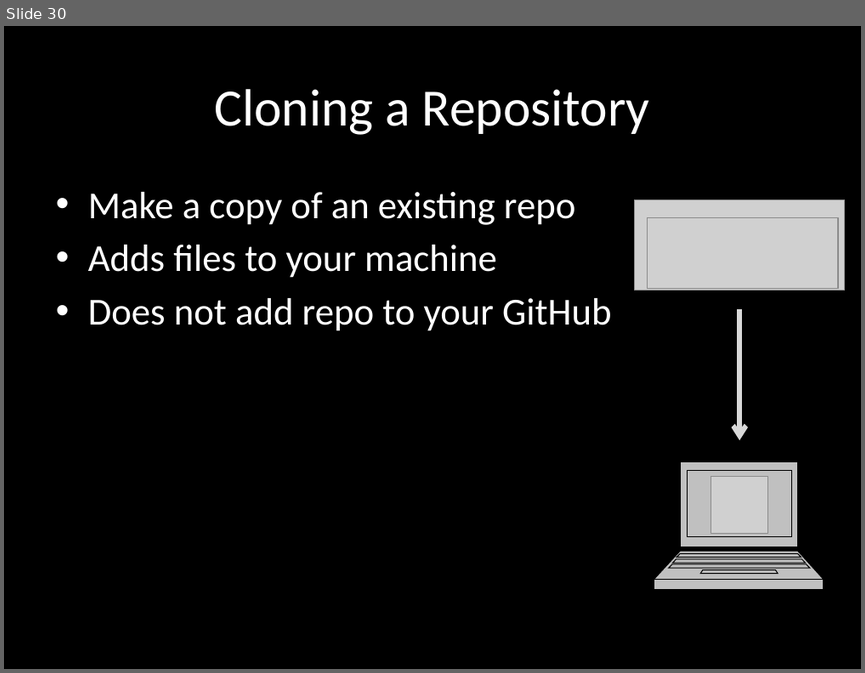
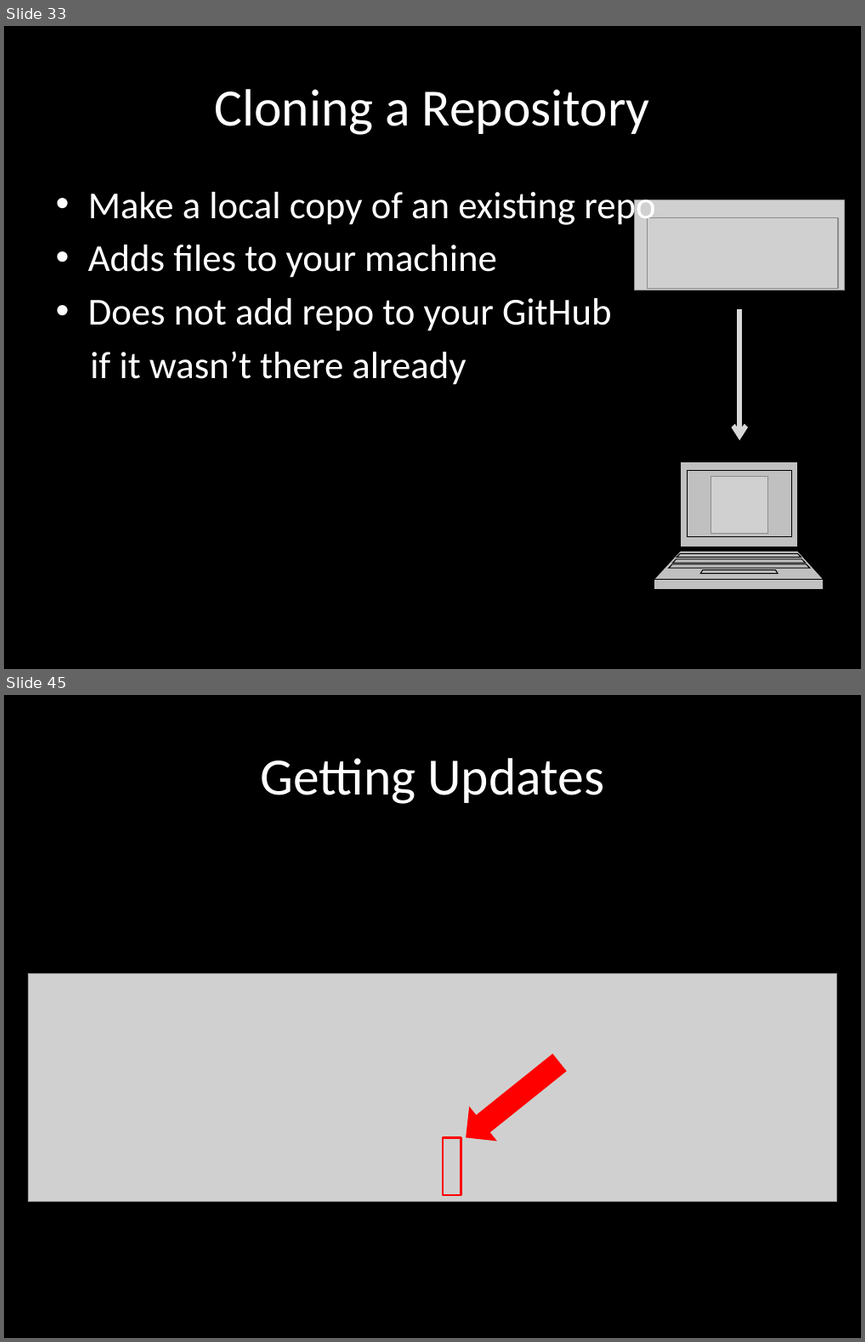
Before and after one commit to vgdev/git-guide, a slide deck: Git.pptx. Shown one above the other, each under a label of ours: slide 30 before the commit, slides 33 and 45 after it; the slides between them are not shown. The pictures are 865x673 and 865x1342 pixels, drawn with LibreOffice and Linux fonts; fonts in the diff are those of the drawing; grey boxes stand for pictures. Boxes give left, top, right and bottom in pixels: in the first picture for what was removed or moved away, otherwise in the second. Text is boxed around its words. In the diff, an @@ line names an element or a change of style, - is before the commit and + after.

```diff
--- a/Git.pptx
+++ b/Git.pptx
@@ slide 45 added at bbox=[4, 695, 861, 1338], background #000000 @@
@@ title added at bbox=[260, 758, 604, 804], 44 pt, text #FFFFFF @@
+Getting Updates
@@ picture added at bbox=[29, 974, 837, 1202] @@
@@ down arrow added at bbox=[452, 1044, 574, 1154], fill #FF0000 @@
@@ rectangle added at bbox=[443, 1138, 460, 1196], outline #FF0000 2 pt @@
@@ what was slide 30 is now slide 33 @@
@@ slide 33 changed as well @@
@@ text at bbox=[88, 192, 656, 228]: text changed @@
-• Make a copy of an existing repo
+• Make a local copy of an existing repo
@@ text at bbox=[90, 351, 466, 385]: paragraph added @@
+if it wasn’t there already
```
Also in this commit, not shown: 6 other slides changed, 12 other slides added.
